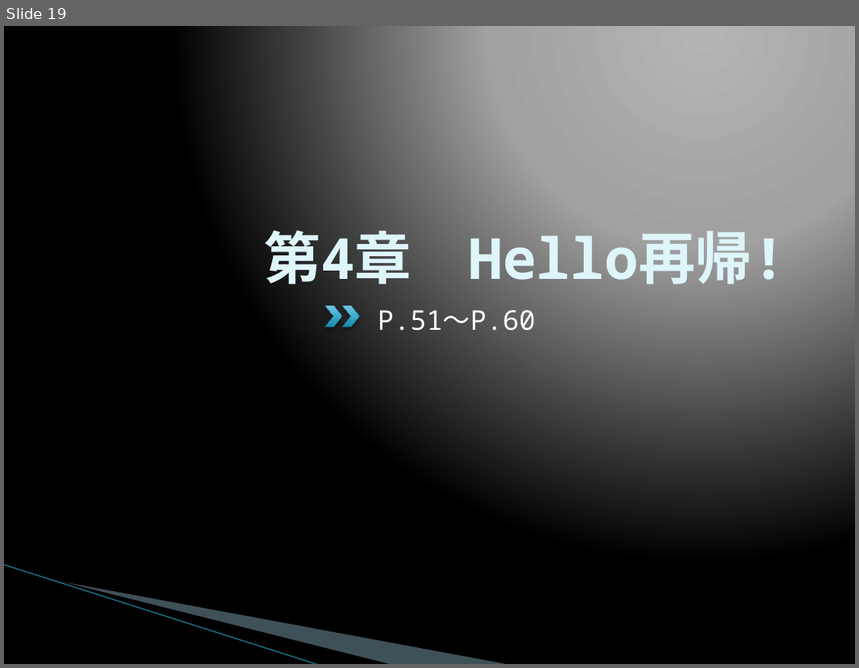
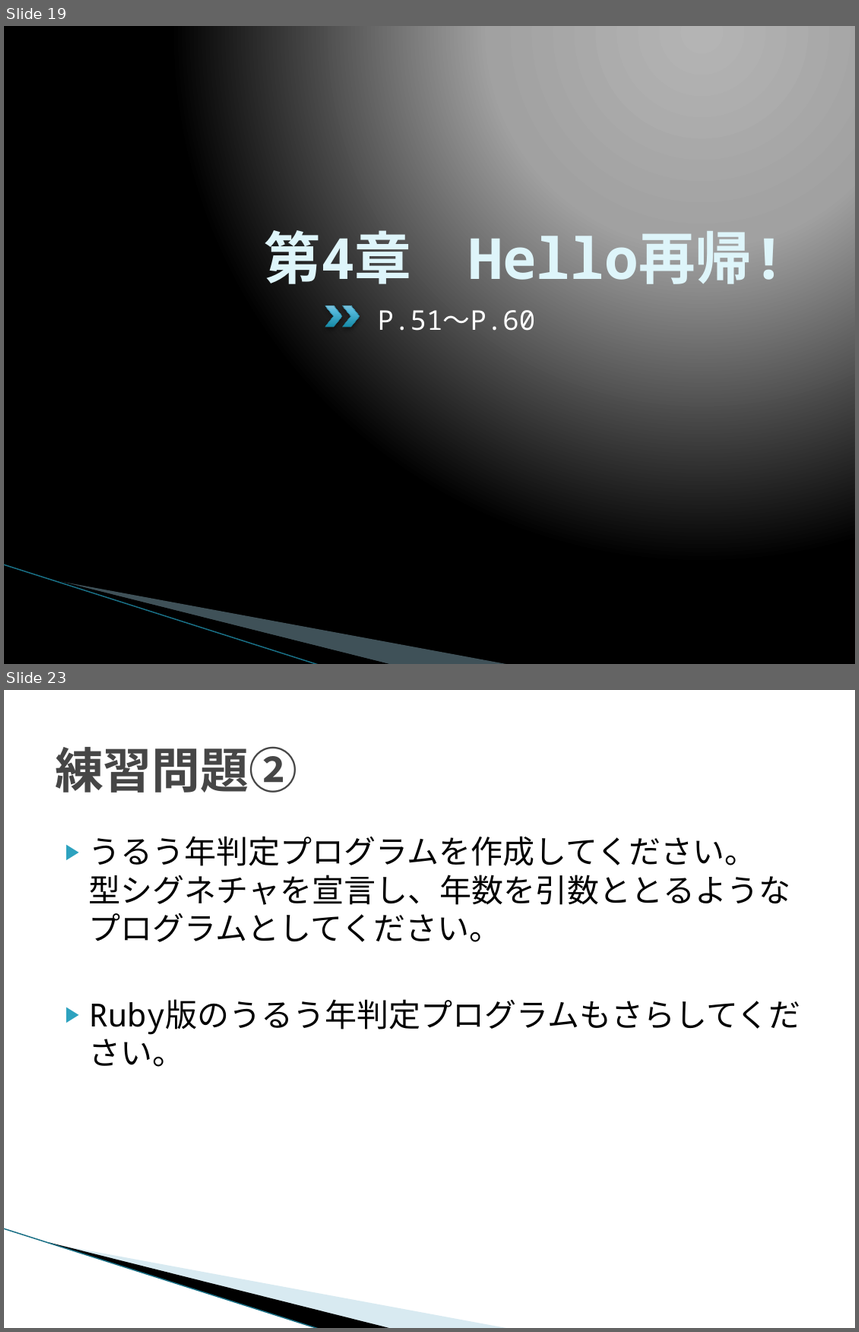
Before and after one commit to naruoga/LYaHfGGreadingMIS, a slide deck: 201311/LYaHfGG2.pptx. Shown one above the other, each under a label of ours: slide 19 before the commit, slides 19 and 23 after it; the slides between them are not shown. The pictures are 859x668 and 859x1332 pixels, drawn with LibreOffice and Linux fonts; fonts in the diff are those of the drawing; background and template pictures are left out. Boxes give left, top, right and bottom in pixels: in the first picture for what was removed or moved away, otherwise in the second. Text is boxed around its words. In the diff, an @@ line names an element or a change of style, - is before the commit and + after.

```diff
--- a/201311/LYaHfGG2.pptx
+++ b/201311/LYaHfGG2.pptx
@@ slide 23 added at bbox=[4, 690, 855, 1328], background #FFFFFF; not listed: 3 template elements that a slide beside it also shows @@
@@ title added at bbox=[55, 746, 297, 793], 41 pt, text #464646, bold @@
+練習問題②
@@ text added at bbox=[89, 836, 791, 1067], 27 pt, text #000000 @@
+▶ うるう年判定プログラムを作成してください。
+  型シグネチャを宣言し、年数を引数ととるようなプログラムとしてください。
+▶ Ruby版のうるう年判定プログラムもさらしてください。
```
Also in this commit, not shown: 4 slides changed, 2 other slides added, 4 other files.
